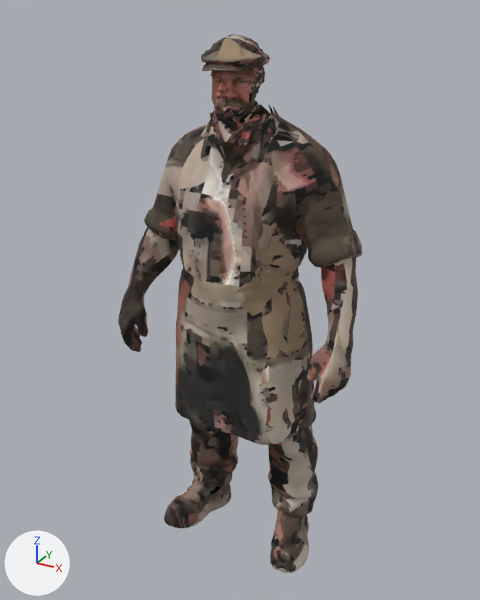
The glTF model public/assets/pine-hollow/npcs/faces-paint/miller.glb as it was, and as the next commit left it.
One viewpoint serves both versions: a 50 mm lens placed at (0.927, -1.79, 1.867), pointed at (-0.067, 0.017, 0.963). Arrows for +X, +Y and +Z are at lower left; the lights stay in place. The first picture is the older version. Where no turn or scale is listed for an object, it has been applied to the vertices. Vertices at exactly the same position are counted once.

In view in the first picture: 'miller.raw'.
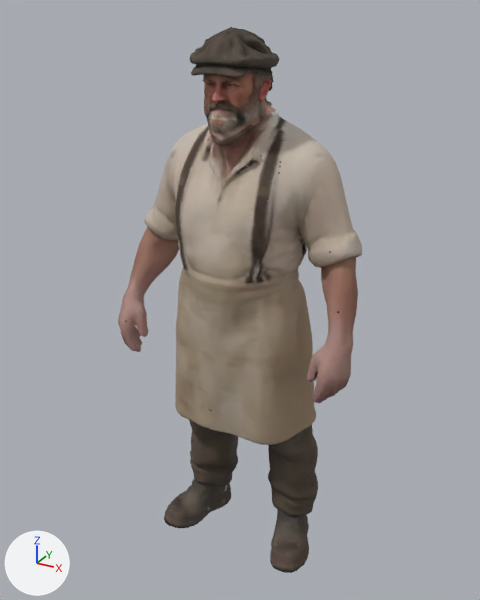
Where the newer file only moved an object's origin or applied its transform, the numbers keep the older frame.

Pixel boxes [x1, y1, x2, y2] of what changed, in the pictures (480 x 600 px; the box of a moved part takes in the faces that stretch with it):
'miller.raw', reshaped: before [118, 34, 362, 573]; after [118, 27, 362, 573]
part 1 of me_miller_raw, moved or reshaped: before [139, 34, 362, 445]; after [139, 27, 362, 445]
part 2 of me_miller_raw, moved or reshaped: [271, 530, 307, 558] in both
part 3 of me_miller_raw, surface changed: before [118, 70, 362, 573]; after [118, 115, 362, 573]

What the commit changed:
me_miller_raw is used by ob_miller_raw; location (-0.046, 0.001, 0.9).
me_miller_raw had 8565 vertices, 16825 faces and spanned x -0.42..0.42, y -0.2..0.2, z -0.9..0.9.
me_miller_raw now has 8490 vertices, 16869 faces and spans x -0.42..0.42, y -0.2..0.2, z -0.9..0.92.
me_miller_raw part 1: 111 vertices moved from x -0.35..0.41, y -0.18..0.18, z -0.35..0.88 to x -0.35..0.41, y -0.18..0.18, z -0.35..0.9; 2080 vertices removed from x -0.35..0.34, y -0.18..0.13, z -0.11..0.9; 2005 vertices added at x -0.35..0.34, y -0.19..0.13, z -0.12..0.92.
me_miller_raw part 2: 7 vertices moved within x -0.15..0.29, y -0.09..0.16, z -0.85..-0.73; 2 vertices removed from x -0.22..-0.15, y 0.1..0.17, z -0.79..-0.73; 2 vertices added at x -0.22..-0.15, y 0.1..0.16, z -0.8..-0.73.
me_miller_raw part 3: 12215 kept faces spanning x -0.42..0.42, y -0.2..0.2, z -0.9..0.87 get new texture (UV) coordinates.
